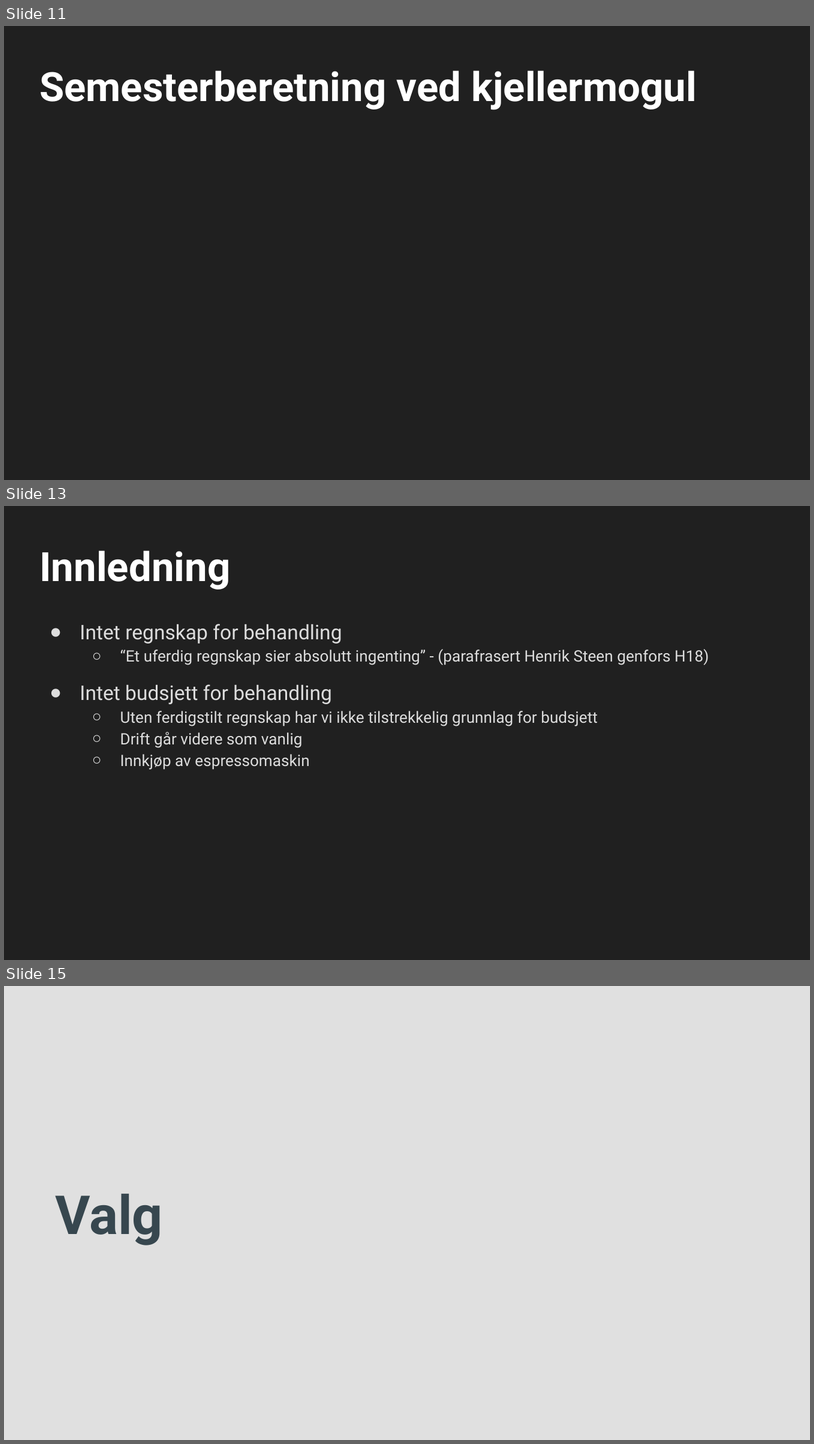
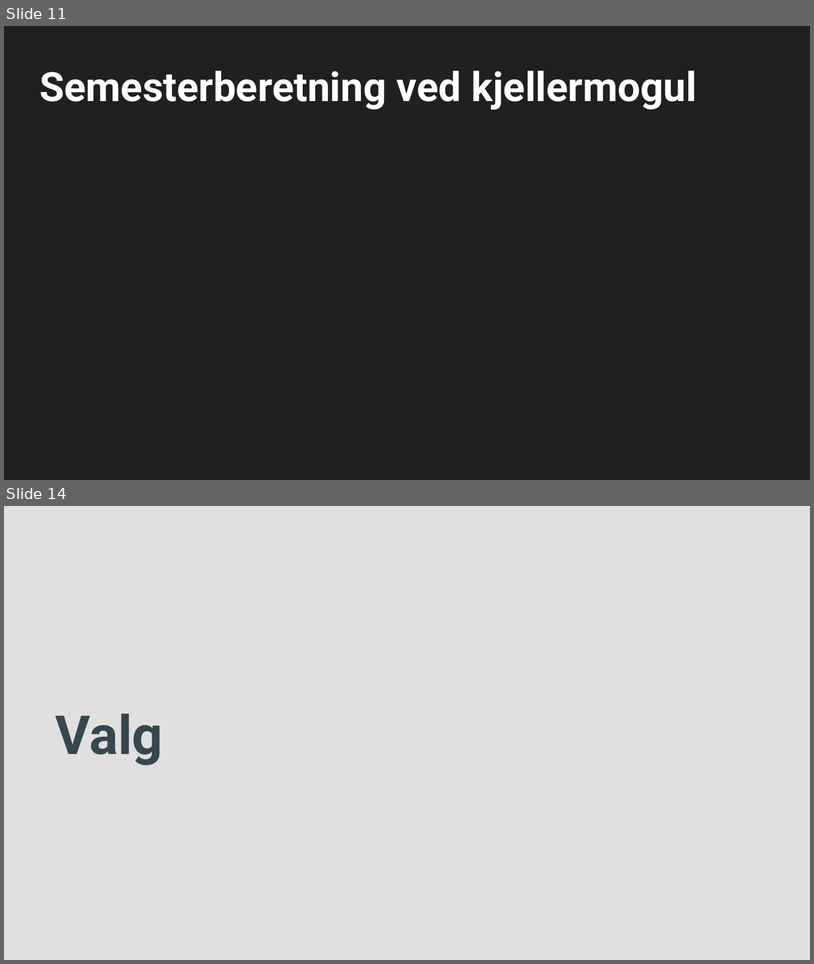
Before and after one commit to cybernetisk/docs, a slide deck: generalforsamling/21H/Generalforsamling H2021.pptx. Shown one above the other, each under a label of ours: slides 11, 13 and 15 before the commit, slides 11 and 14 after it; the slides between them are not shown. The pictures are 814x1444 and 814x964 pixels, drawn with LibreOffice and Linux fonts; fonts in the diff are those of the drawing; background and template pictures are left out. Boxes give left, top, right and bottom in pixels: in the first picture for what was removed or moved away, otherwise in the second. Text is boxed around its words. In the diff, an @@ line names an element or a change of style, - is before the commit and + after.

```diff
--- a/generalforsamling/21H/Generalforsamling H2021.pptx
+++ b/generalforsamling/21H/Generalforsamling H2021.pptx
@@ slide 13 removed at [4, 506, 810, 960], background #202020 @@
@@ title removed at [39, 550, 230, 589] @@
-Innledning
@@ text removed at [80, 624, 709, 769] @@
-● Intet regnskap for behandling
-  ○ “Et uferdig regnskap sier absolutt ingenting” - (parafrasert Henrik Steen genfors H18)
-● Intet budsjett for behandling
-  ○ Uten ferdigstilt regnskap har vi ikke tilstrekkelig grunnlag for budsjett
-  ○ Drift går videre som vanlig
-  ○ Innkjøp av espressomaskin
@@ what was slide 15 is now slide 14 @@
```
Also in this commit, not shown: 3 slides changed, 24 slides added, 4 other slides removed, 3 other files.
